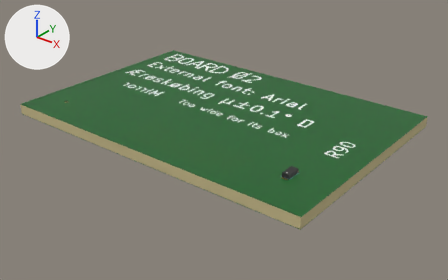
Before and after pictures for a commit that changed the glTF model spec/samples/hand-written/text/text.glb.
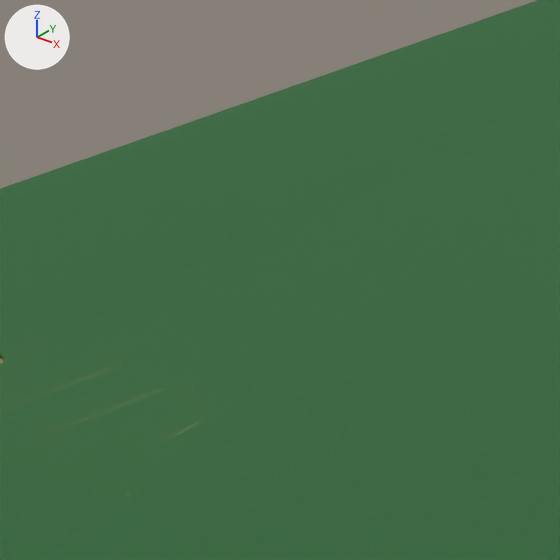
Each version appears first whole from a camera (50 mm lens) standing at (0.07853, -0.04881, 0.03697) and looking at (0.02662, 0.01608, -0.00326), and next in a close-up on the part from 15% to 26% of the width and 25% to 42% of the height. The axes (+X, +Y, +Z) are drawn at upper left. The lights are the same throughout. The first two pictures are the older version. Where no turn or scale is listed for an object, it has been applied to the vertices.

Objects in the first close-up: 'layer/@soldermask-top'.
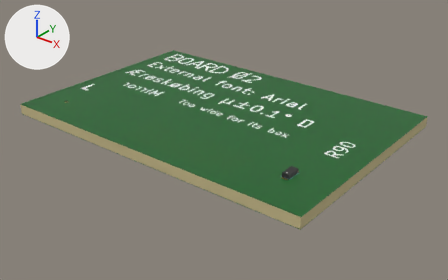
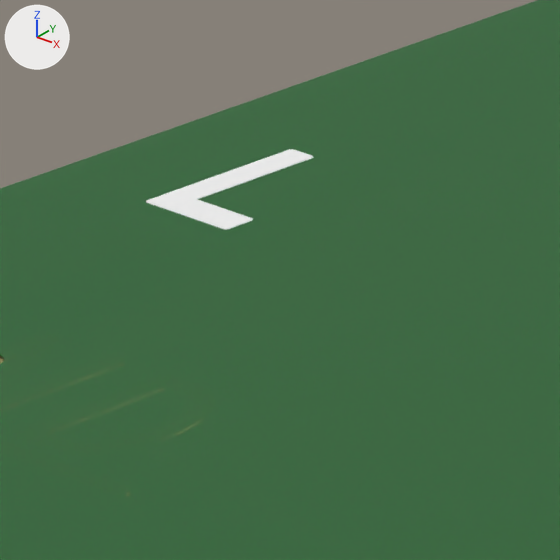
Boxes (x1, y1, x2, y2) around the edits, measured in the close-ups (560 x 560 px):
'layer/SILK', reshaped (not visible before)
    after: (146, 149, 314, 230)

What changed in the scene script:
```text
Change me_layer_silk:
    used by ob_layer_silk; location = (0.0, 0.0, 0.0)
    remove me_layer_silk.from_pydata(...)  # 6442 vertices, 12724 faces; spans x 0.002..0.0465, y 0.0143..0.0329, z 0.0008
    add me_layer_silk.from_pydata(...)  # 6484 vertices, 12804 faces; spans x 0.0019..0.0465, y 0.0099..0.0329, z 0.0008
    me_layer_silk part 1: a new loose piece of 42 vertices spanning x 0.0019..0.0037, y 0.0099..0.0126, z 0.0008, in mat_boardui_silkscreen (white #f2f2f2)
```
